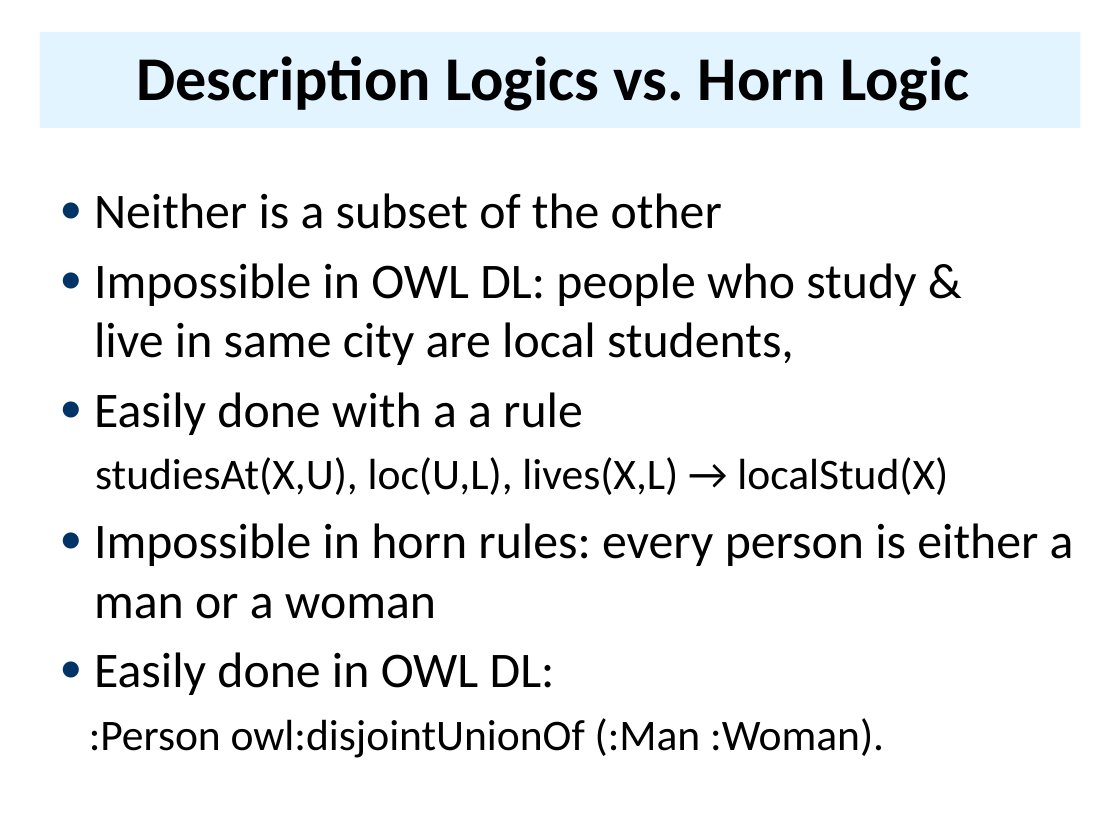
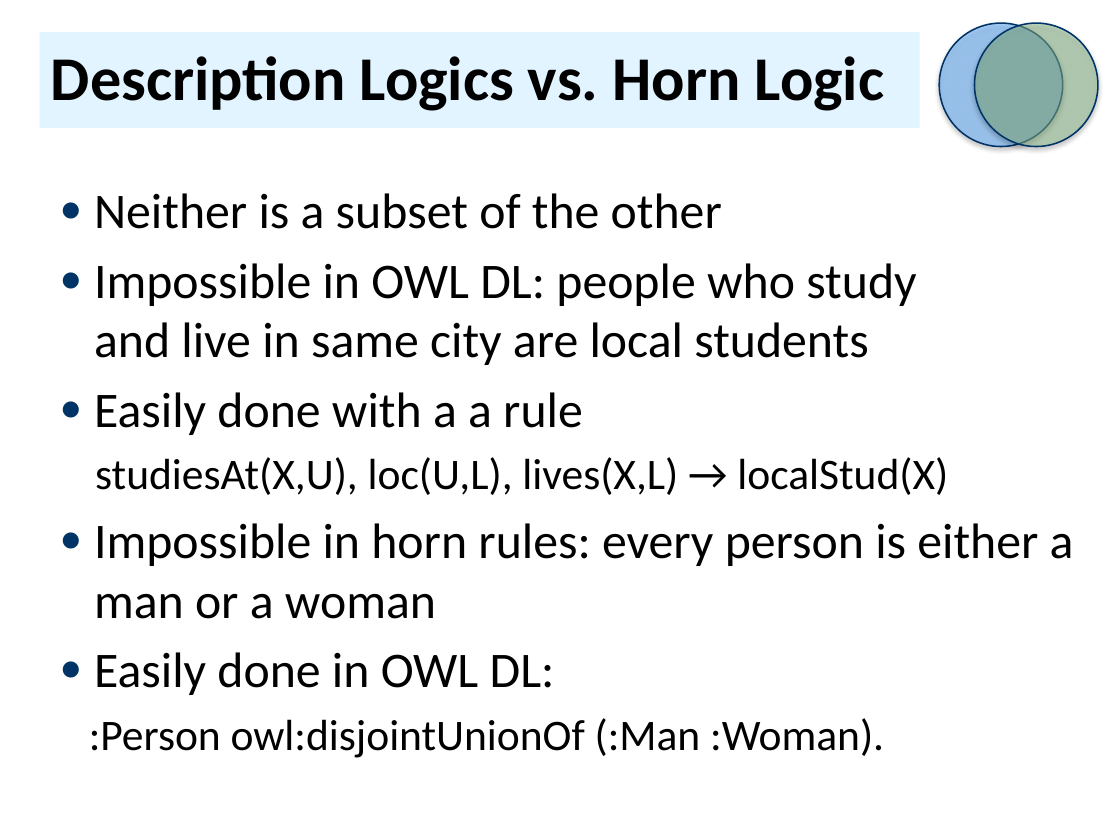
Before and after one commit to UMBC-CMSC-491-691-F19-Knowledge-Graphs/class_material, a slide deck: slide 5 of notes/14_rules/14_owl_rules.pptx. Drawn at 1120x840 pixels with LibreOffice and Linux fonts; fonts in the diff are those of the drawing. Boxes give left, top, right and bottom in pixels: in the first picture for what was removed or moved away, otherwise in the second. Text is boxed around its words. In the diff, an @@ line names an element or a change of style, - is before the commit and + after.

```diff
--- a/notes/14_rules/14_owl_rules.pptx
+++ b/notes/14_rules/14_owl_rules.pptx
@@ ellipse added at (x1=940, y1=24, x2=1063, y2=147), fill #5CADFF at 50% opacity, outline #003366 1 pt @@
@@ ellipse added at (x1=974, y1=24, x2=1098, y2=147), fill #8AB98A at 50% opacity, outline #003366 1 pt @@
@@ title "Description Logics vs. Horn Logic" resized from (x1=39, y1=31, x2=1080, y2=128) to (x1=39, y1=31, x2=920, y2=128) @@
@@ title "Description Logics vs. Horn Logic" at (x1=39, y1=31, x2=920, y2=128): alignment centre to left @@
@@ text at (x1=94, y1=263, x2=916, y2=365): text changed @@
-● Impossible in OWL DL: people who study &
-  live in same city are local students,
+● Impossible in OWL DL: people who study
+  and live in same city are local students
```
Also in this commit, not shown: 8 other slides changed, 1 slide added, 5 other files.
